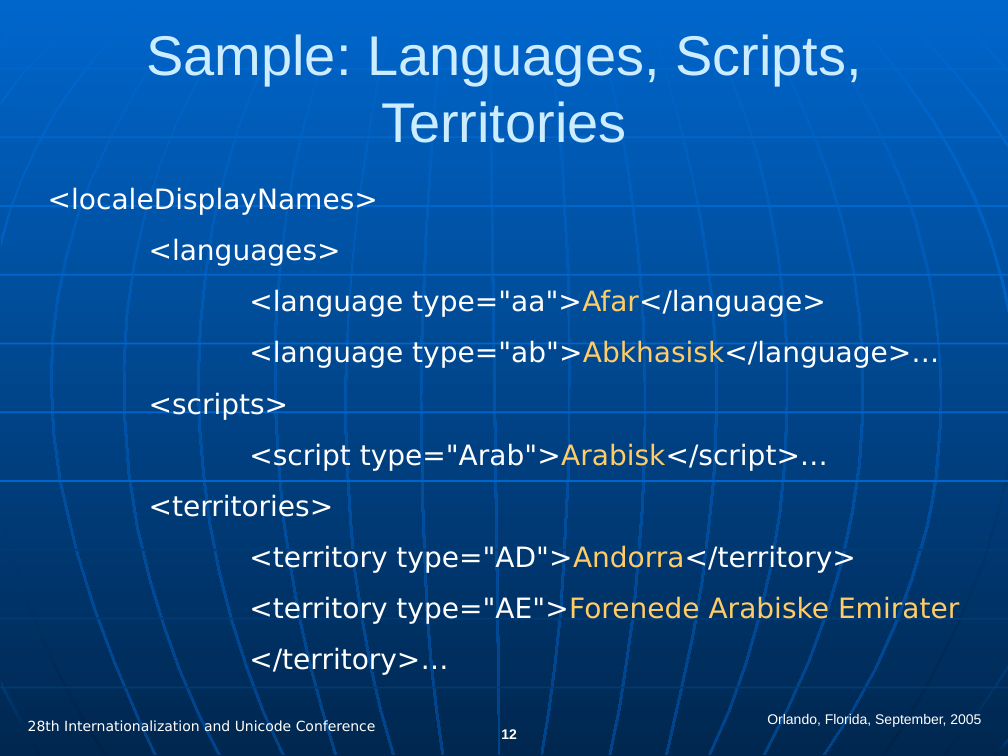
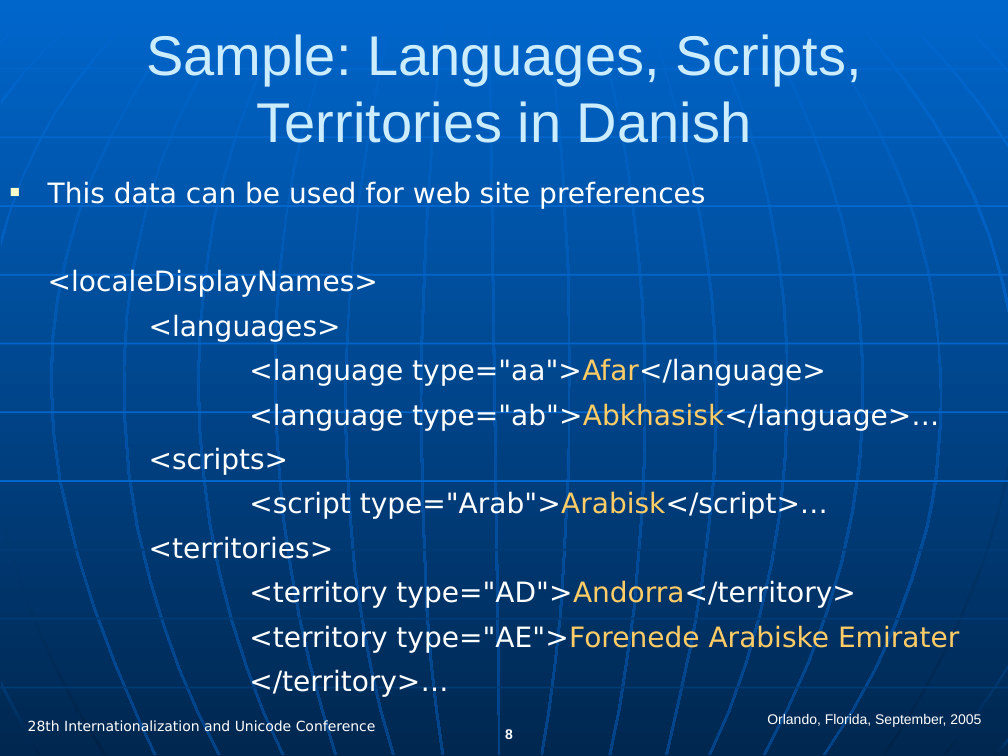
Before and after one commit to svn2github/CLDR, a slide deck: slide 8 of trunk/docs/presentations/cldr_overview.ppt (slide 12 before the commit). Drawn at 1008x756 pixels with LibreOffice and Linux fonts; fonts in the diff are those of the drawing. Boxes give left, top, right and bottom in pixels: in the first picture for what was removed or moved away, otherwise in the second. Text is boxed around its words. In the diff, an @@ line names an element or a change of style, - is before the commit and + after.

```diff
--- a/trunk/docs/presentations/cldr_overview.ppt
+++ b/trunk/docs/presentations/cldr_overview.ppt
@@ title at <box>146,34,861,143</box>: text changed @@
-Sample: Languages, Scripts, Territories
+Sample: Languages, Scripts, Territories in Danish
@@ text at <box>48,181,705,209</box>: paragraph added @@
+■ This data can be used for web site preferences
@@ text at <box>48,269,959,698</box>: line spacing 1 to 0.8 @@
@@ page number at <box>505,729,513,739</box>: text changed @@
-12
+8
```
Also in this commit, not shown: 15 other slides changed, 2 slides added, 6 slides removed.
